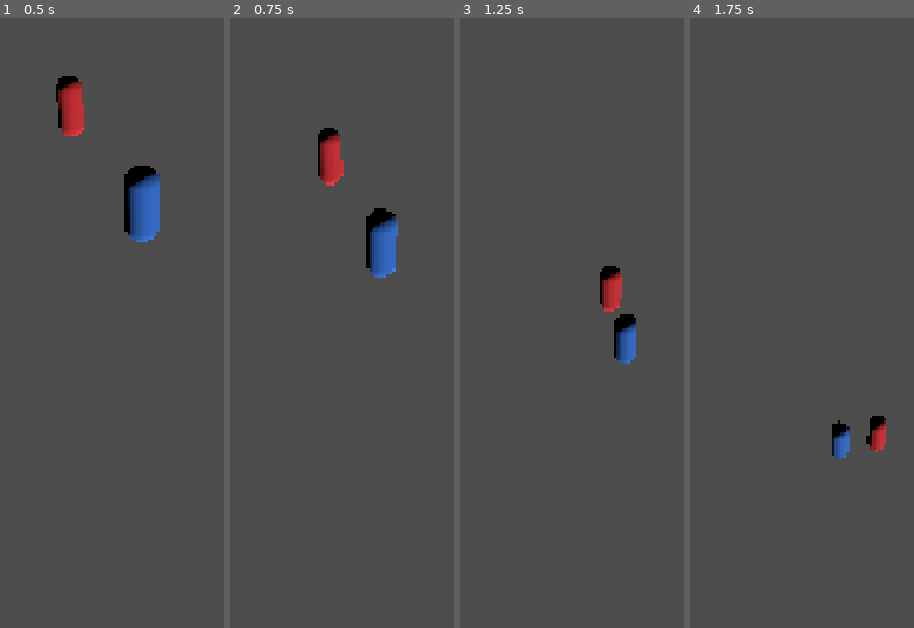
Above: before the commit, frames 1-4 (left to right).
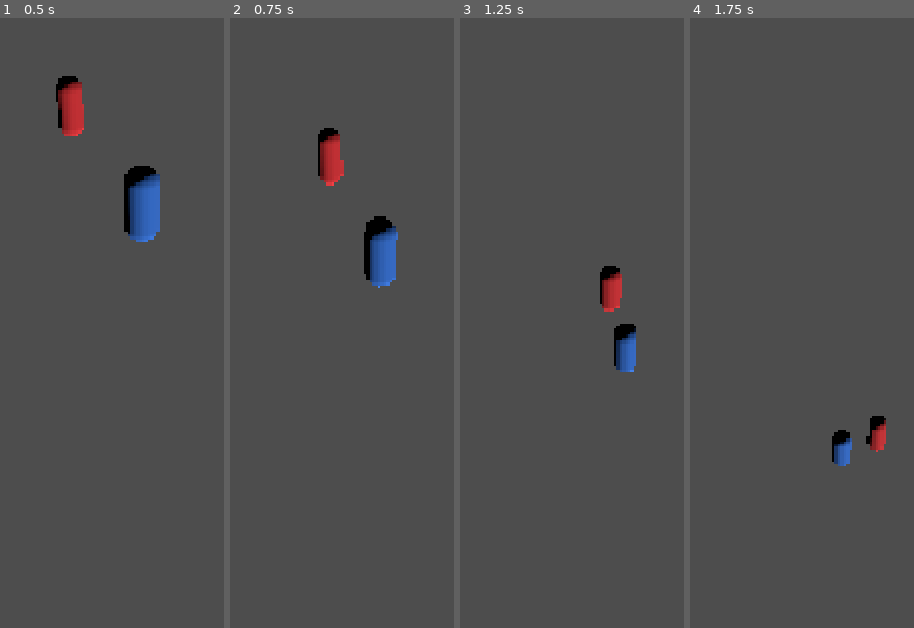
Above: after the commit, the same moments.

Repository: maciasisaac322-sys/Parcial_Corte2
Game: Godot game, scene res://Nivel.tscn
The game is run twice, just before and just after one commit, with the same random seed, the same clock (stepped at 60 frames per second) and the same inputs.
Inputs (mouse positions are in pixels of both pictures, inside the frame that each line leads up to):
- Up to frame 1 (0.5 s): no input
- Up to frame 2 (0.75 s): move the mouse to (outside the picture) at 0.52 s; hold W (move_up) from 0.53 s (still down); tap E (accion) at 0.6 s
- Up to frame 3 (1.25 s): keep holding W (move_up); tap Space (saltar) at 0.77 s
- Up to frame 4 (1.75 s): keep holding W (move_up); move the mouse to (752, 182) at 1.27 s; tap E (accion) at 1.35 s; tap Space (saltar) at 1.52 s

Frame 1 is identical in both runs. In frame 2, 0.8% of the frame differs, in the area x 59-75%, y 31-45%; in frame 3, 0.5%; in frame 4, 0.4%.

Commit message:
Agregamos la funcion aceleracion y friccion con move_toward

Diff:
--- a/Assets/jugador.gd
+++ b/Assets/jugador.gd
@@ -5,6 +5,10 @@
 @export var camara: Camera3D
 ## Fuerza del salto.
 @export var salto_fuerza: float = 4.5
+## Aceleración del movimiento horizontal.
+@export var aceleracion: float = 20.0
+## Fricción al dejar de moverse.
+@export var friccion: float = 25.0
 
 func _ready() -> void:
 	if camara == null:
@@ -18,11 +22,14 @@
 	var direction := camara.global_basis * entrada
 	direction.y = 0.0
 	direction = direction.normalized()
-	# TODO (Tarea 3): esto asigna la velocidad DE GOLPE. Reemplazar por
-	# move_toward con aceleración y fricción, como en la Sesión 9.
-	velocity.x = direction.x * speed
-	velocity.z = direction.z * speed
-
+	# --- Aceleración y fricción
+	if direction.length() > 0.01:
+		velocity.x = move_toward(velocity.x, direction.x * speed, aceleracion * delta)
+		velocity.z = move_toward(velocity.z, direction.z * speed, aceleracion * delta)
+	else:
+		velocity.x = move_toward(velocity.x, 0.0, friccion * delta)
+		velocity.z = move_toward(velocity.z, 0.0, friccion * delta)
+	# --- Gravedad y salto
 	velocity += get_gravity() * delta
 
 	if Input.is_action_just_pressed("saltar") and is_on_floor():
